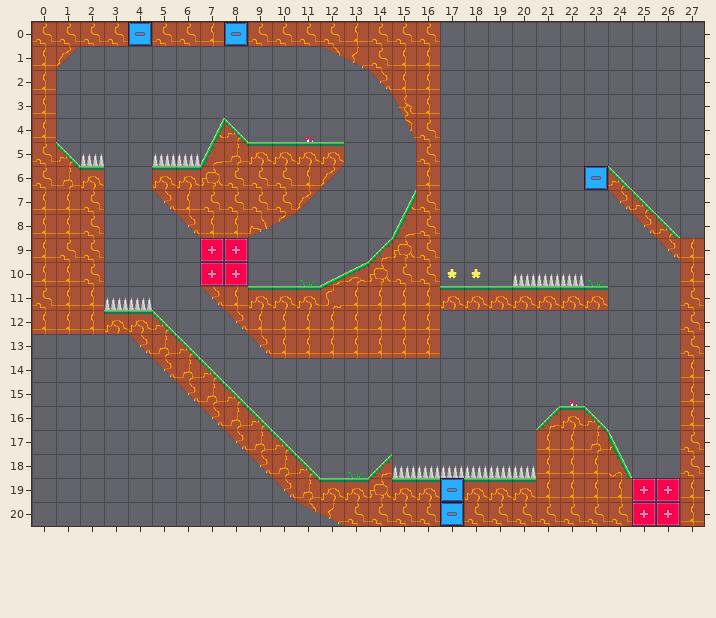
An edit to a level. Tiled map, assets-private/tiled/levels/036.tmx. Above is the file before it was changed.
Cells are 32x32 px. Shown: x 0..27, y 0..20.
After:
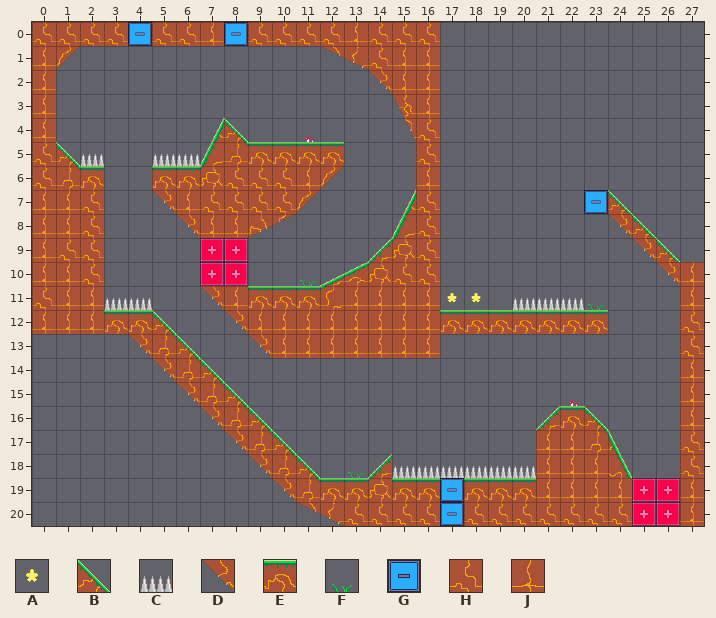
Key: from "tileset": A 13, B 15, C 19, D 20, E 25, F 27, G 30, H 32, J 36.
_ is an empty cell, . an unchanged one.
Edits made:
--- layer "tiles"
@@ x 17..27 @@
- 6 ......GB...
- 7 ......_DB..
- 8 ......._DB.
- 9 ........_DJ
-10 AA.CCCF.._.
-11 EEEEEEE...H
-12 _______....
+ 6 ......__...
+ 7 ......GB_..
+ 8 .......DB_.
+ 9 ........DB_
+10 __.____..D.
+11 AA_CCCF...J
+12 EEEEEEE....
Changed places in both pictures, as pixel boxes (x1, y1, x2, y2):
changed: (440, 166, 704, 334)
